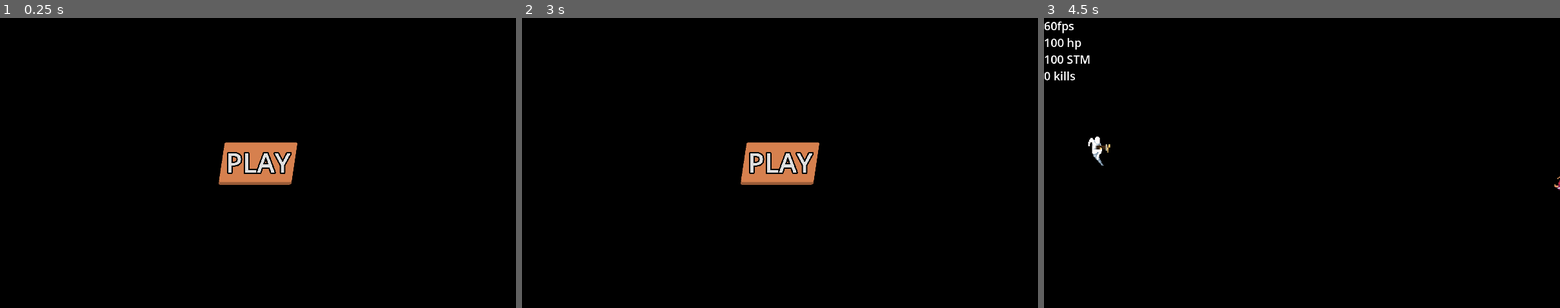
Above: before the commit, frames 1-3 (left to right).
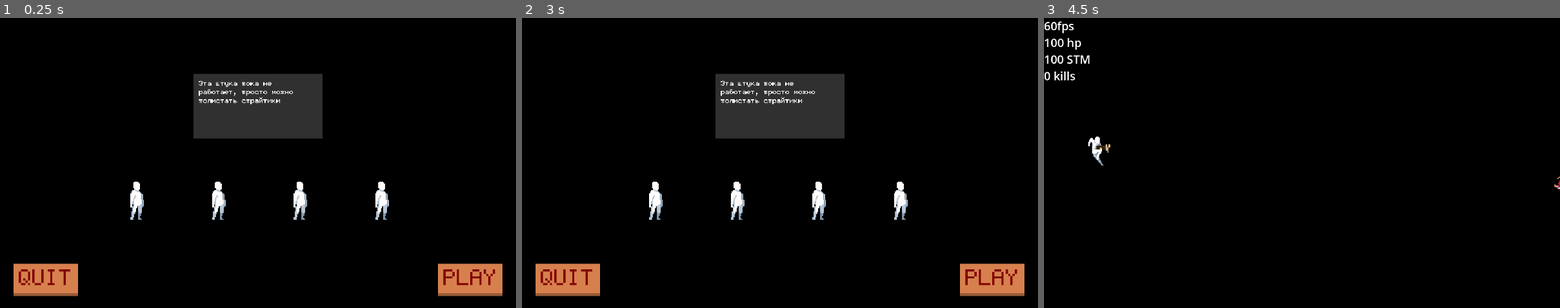
Above: after the commit, the same moments.

Repository: 0-Vanes-0/runner
Game: Godot game, scene res://src/scenes/main_menu.tscn
Same seed, same stepped clock (60 frames per second), same inputs: the game is played once before the commit and once after it.
Inputs (mouse positions are in pixels of both pictures, inside the frame that each line leads up to):
- Up to frame 1 (0.25 s): no input
- Up to frame 2 (3 s): click (661, 180) at 0.52 s; click (738, 180) at 1.27 s; click (821, 180) at 2.02 s; click (903, 180) at 2.77 s
- Up to frame 3 (4.5 s): click (1503, 180) at 3.52 s; click "PLAY" at 4.25 s

The runs differ from the first frame. In frame 1, 11% of the frame differs, in the area x 2-98%, y 19-96%; in frame 2, 11%; in frame 3, nothing differs.

Commit message:
Main menu
• Changed default theme
• Added button style
• Added fonts

Diff:
--- a/assets/Preloader.tscn
+++ b/assets/Preloader.tscn
@@ -1,6 +1,7 @@
-[gd_scene load_steps=8 format=3 uid="uid://c2kvcal35lx24"]
+[gd_scene load_steps=9 format=3 uid="uid://c2kvcal35lx24"]
 
 [ext_resource type="Script" path="res://assets/preloader.gd" id="1_1x2in"]
+[ext_resource type="PackedScene" uid="uid://dnp3x14mc2hay" path="res://src/scenes/main_menu.tscn" id="2_id4ow"]
 [ext_resource type="PackedScene" uid="uid://dxqll81u0kwn8" path="res://src/gameplay/enviroment/platform.tscn" id="2_nw0x7"]
 [ext_resource type="PackedScene" uid="uid://dmcwvqoipty50" path="res://assets/segment_tile_map.tscn" id="2_t8vpo"]
 [ext_resource type="PackedScene" uid="uid://cw8ujdd0tak01" path="res://src/scenes/game.tscn" id="3_m0eon"]
@@ -10,6 +11,7 @@
 
 [node name="ResourcePreloader" type="Node"]
 script = ExtResource("1_1x2in")
+main_menu_scene = ExtResource("2_id4ow")
 game_scene = ExtResource("3_m0eon")
 tilemap_scene = ExtResource("2_t8vpo")
 player = ExtResource("4_n2ku8")
--- /dev/null
+++ b/assets/controls/button_style_box_flat.tres
@@ -0,0 +1,11 @@
+[gd_resource type="StyleBoxFlat" format=3 uid="uid://ciaa4e4ky1v3g"]
+
+[resource]
+content_margin_left = 20.0
+content_margin_top = 5.0
+content_margin_right = 20.0
+bg_color = Color(0.839216, 0.501961, 0.305882, 1)
+border_width_bottom = 10
+border_color = Color(0.6, 0.3568, 0.216, 1)
+expand_margin_bottom = 5.0
+anti_aliasing = false
--- a/assets/controls/default_theme.tres
+++ b/assets/controls/default_theme.tres
@@ -1,87 +1,46 @@
 [gd_resource type="Theme" load_steps=7 format=3 uid="uid://cua1s23yijxy2"]
 
-[sub_resource type="StyleBoxFlat" id="StyleBoxFlat_70f48"]
-content_margin_left = 15.0
+[ext_resource type="FontFile" uid="uid://dv1loa1pu1eml" path="res://assets/fonts/Fairfax.ttf" id="1_rnkhf"]
+[ext_resource type="StyleBox" uid="uid://ciaa4e4ky1v3g" path="res://assets/controls/button_style_box_flat.tres" id="1_sl4go"]
+
+[sub_resource type="StyleBoxFlat" id="StyleBoxFlat_xiv67"]
+content_margin_left = 20.0
 content_margin_top = 5.0
-content_margin_right = 15.0
+content_margin_right = 20.0
 bg_color = Color(0.64, 0.380587, 0.2304, 1)
-skew = Vector2(0.15, 0)
 border_width_bottom = 10
 border_color = Color(0.4, 0.237867, 0.144, 1)
-corner_radius_top_left = 5
-corner_radius_top_right = 5
-corner_radius_bottom_right = 5
-corner_radius_bottom_left = 5
 expand_margin_bottom = 5.0
-anti_aliasing_size = 1.0
+anti_aliasing = false
 
 [sub_resource type="StyleBoxEmpty" id="StyleBoxEmpty_ip1bg"]
 
-[sub_resource type="StyleBoxFlat" id="StyleBoxFlat_hdjla"]
-content_margin_left = 15.0
+[sub_resource type="StyleBoxFlat" id="StyleBoxFlat_4bcld"]
+content_margin_left = 20.0
 content_margin_top = 5.0
-content_margin_right = 15.0
-bg_color = Color(0.95, 0.564933, 0.342, 1)
-skew = Vector2(0.15, 0)
-border_width_bottom = 10
-border_color = Color(0.6, 0.356863, 0.215686, 1)
-corner_radius_top_left = 5
-corner_radius_top_right = 5
-corner_radius_bottom_right = 5
-corner_radius_bottom_left = 5
+content_margin_right = 20.0
+bg_color = Color(0.839216, 0.501961, 0.305882, 1)
+border_width_top = 5
+border_color = Color(0.6, 0.3568, 0.216, 1)
 expand_margin_bottom = 5.0
-anti_aliasing_size = 1.0
+anti_aliasing = false
 
-[sub_resource type="StyleBoxFlat" id="StyleBoxFlat_0mahr"]
-content_margin_left = 15.0
-content_margin_top = 5.0
-content_margin_right = 15.0
-bg_color = Color(0.839216, 0.501961, 0.305882, 1)
-skew = Vector2(0.15, 0)
-border_width_bottom = 10
-border_color = Color(0.6, 0.3568, 0.216, 1)
-corner_radius_top_left = 5
-corner_radius_top_right = 5
-corner_radius_bottom_right = 5
-corner_radius_bottom_left = 5
-expand_margin_bottom = 5.0
-anti_aliasing_size = 1.0
-
-[sub_resource type="StyleBoxFlat" id="StyleBoxFlat_723v4"]
-content_margin_left = 15.0
-content_margin_top = 5.0
-content_margin_right = 15.0
-bg_color = Color(0.839216, 0.501961, 0.305882, 1)
-skew = Vector2(0.15, 0)
-border_width_top = 5
-border_color = Color(0.6, 0.356863, 0.215686, 1)
-corner_radius_top_left = 5
-corner_radius_top_right = 5
-corner_radius_bottom_right = 5
-corner_radius_bottom_left = 5
-expand_margin_bottom = 5.0
-anti_aliasing_size = 1.0
-
-[sub_resource type="StyleBoxFlat" id="StyleBoxFlat_0aktv"]
-bg_color = Color(0.2, 0.2, 0.2, 1)
-border_width_right = 10
-border_width_bottom = 10
-border_color = Color(0.14902, 0.14902, 0.14902, 1)
-border_blend = true
-corner_radius_top_left = 20
-corner_radius_top_right = 20
-corner_radius_bottom_right = 20
-corner_radius_bottom_left = 20
-expand_margin_left = 10.0
-expand_margin_top = 10.0
-expand_margin_right = 10.0
-expand_margin_bottom = 10.0
+[sub_resource type="StyleBoxFlat" id="StyleBoxFlat_bn2kh"]
+bg_color = Color(0.188235, 0.188235, 0.188235, 1)
+anti_aliasing = false
 
 [resource]
-Button/font_sizes/font_size = 36
-Button/styles/disabled = SubResource("StyleBoxFlat_70f48")
+default_font = ExtResource("1_rnkhf")
+default_font_size = 24
+Button/colors/font_color = Color(0.5, 0, 0, 1)
+Button/colors/font_disabled_color = Color(0.5, 0, 0, 1)
+Button/colors/font_focus_color = Color(0.5, 0, 0, 1)
+Button/colors/font_hover_color = Color(0.5, 0, 0, 1)
+Button/colors/font_hover_pressed_color = Color(0.5, 0, 0, 1)
+Button/colors/font_pressed_color = Color(0.5, 0, 0, 1)
+Button/styles/disabled = SubResource("StyleBoxFlat_xiv67")
 Button/styles/focus = SubResource("StyleBoxEmpty_ip1bg")
-Button/styles/hover = SubResource("StyleBoxFlat_hdjla")
-Button/styles/normal = SubResource("StyleBoxFlat_0mahr")
-Button/styles/pressed = SubResource("StyleBoxFlat_723v4")
-Panel/styles/panel = SubResource("StyleBoxFlat_0aktv")
+Button/styles/hover = ExtResource("1_sl4go")
+Button/styles/normal = ExtResource("1_sl4go")
+Button/styles/pressed = SubResource("StyleBoxFlat_4bcld")
+PanelContainer/styles/panel = SubResource("StyleBoxFlat_bn2kh")
--- a/assets/preloader.gd
+++ b/assets/preloader.gd
@@ -4,6 +4,7 @@
 signal error(message: String)
 
 @export_group("Game Screens")
+@export var main_menu_scene: PackedScene
 @export var game_scene: PackedScene
 @export var tilemap_scene: PackedScene
 
@@ -24,6 +25,7 @@
 
 func start_preload():
 	var export_resources: Dictionary = {
+		"main_menu_scene": main_menu_scene,
 		"game_scene": game_scene,
 		"tilemap_scene": tilemap_scene,
 
--- a/src/scenes/game_over_menu.gd
+++ b/src/scenes/game_over_menu.gd
@@ -34,4 +34,4 @@
 
 
 func _on_quit_button_pressed() -> void:
-	get_tree().quit()
+	get_tree().change_scene_to_packed(Preloader.main_menu_scene)
--- a/src/scenes/game_over_menu.tscn
+++ b/src/scenes/game_over_menu.tscn
@@ -203,7 +203,7 @@
 layout_mode = 2
 theme_override_font_sizes/font_size = 48
 disabled = true
-text = "Quit"
+text = "Quit to menu"
 
 [node name="AnimationPlayer" type="AnimationPlayer" parent="."]
 libraries = {
--- a/src/scenes/main_menu.gd
+++ b/src/scenes/main_menu.gd
@@ -1,15 +1,22 @@
 extends Control
+
+@export var play_button: Button
 
 
 func _ready() -> void:
-	$Button.disabled = true
+	assert(play_button)
+	play_button.visible = false
 	Preloader.loaded.connect(_on_loaded)
 	Preloader.start_preload()
 
 
 func _on_loaded():
-	$Button.disabled = false
+	play_button.visible = true
 
 
 func _on_button_pressed():
 	get_tree().change_scene_to_packed(Preloader.game_scene)
+
+
+func _on_quit_button_pressed() -> void:
+	get_tree().quit()
--- a/src/scenes/main_menu.tscn
+++ b/src/scenes/main_menu.tscn
@@ -1,9 +1,15 @@
-[gd_scene load_steps=3 format=3 uid="uid://dnp3x14mc2hay"]
+[gd_scene load_steps=6 format=3 uid="uid://dnp3x14mc2hay"]
 
 [ext_resource type="Script" path="res://src/scenes/main_menu.gd" id="1_noaao"]
 [ext_resource type="Theme" uid="uid://cua1s23yijxy2" path="res://assets/controls/default_theme.tres" id="1_tny1b"]
+[ext_resource type="FontFile" uid="uid://dv1loa1pu1eml" path="res://assets/fonts/Fairfax.ttf" id="3_ebaty"]
+[ext_resource type="Texture2D" uid="uid://c1elmwh1wwaun" path="res://assets/sprites/players/test/test_default_0.png" id="3_ipheb"]
 
-[node name="Control" type="Control"]
+[sub_resource type="Theme" id="Theme_38a2o"]
+RichTextLabel/font_sizes/normal_font_size = 32
+RichTextLabel/fonts/normal_font = ExtResource("3_ebaty")
+
+[node name="Control" type="Control" node_paths=PackedStringArray("play_button")]
 layout_mode = 3
 anchors_preset = 15
 anchor_right = 1.0
@@ -12,23 +18,127 @@
 grow_vertical = 2
 theme = ExtResource("1_tny1b")
 script = ExtResource("1_noaao")
+play_button = NodePath("MarginContainer/VBoxContainer/HBoxContainer/PlayButton")
 
-[node name="Button" type="Button" parent="."]
+[node name="MarginContainer" type="MarginContainer" parent="."]
 layout_mode = 1
-anchors_preset = 8
-anchor_left = 0.5
-anchor_top = 0.5
-anchor_right = 0.5
-anchor_bottom = 0.5
-offset_left = -77.0
-offset_top = -45.5
-offset_right = 77.0
-offset_bottom = 45.5
+anchors_preset = 15
+anchor_right = 1.0
+anchor_bottom = 1.0
 grow_horizontal = 2
 grow_vertical = 2
+theme_override_constants/margin_left = 50
+theme_override_constants/margin_top = 50
+theme_override_constants/margin_right = 50
+theme_override_constants/margin_bottom = 50
+
+[node name="VBoxContainer" type="VBoxContainer" parent="MarginContainer"]
+layout_mode = 2
+alignment = 1
+
+[node name="CenterContainer" type="CenterContainer" parent="MarginContainer/VBoxContainer"]
+layout_mode = 2
+size_flags_vertical = 3
+
+[node name="VBoxContainer" type="VBoxContainer" parent="MarginContainer/VBoxContainer/CenterContainer"]
+custom_minimum_size = Vector2(480, 240)
+layout_mode = 2
+
+[node name="PanelContainer" type="PanelContainer" parent="MarginContainer/VBoxContainer/CenterContainer/VBoxContainer"]
+custom_minimum_size = Vector2(0, 240)
+layout_mode = 2
+size_flags_horizontal = 4
+size_flags_vertical = 3
+
+[node name="MarginContainer" type="MarginContainer" parent="MarginContainer/VBoxContainer/CenterContainer/VBoxContainer/PanelContainer"]
+clip_contents = true
+custom_minimum_size = Vector2(480, 0)
+layout_mode = 2
+theme_override_constants/margin_left = 20
+theme_override_constants/margin_top = 20
+theme_override_constants/margin_right = 20
+theme_override_constants/margin_bottom = 20
+
+[node name="RichTextLabel" type="RichTextLabel" parent="MarginContainer/VBoxContainer/CenterContainer/VBoxContainer/PanelContainer/MarginContainer"]
+layout_mode = 2
+theme = SubResource("Theme_38a2o")
+text = "Эта штука пока не работает, просто можно полистать спрайтики"
+fit_content = true
+
+[node name="ScrollContainer" type="ScrollContainer" parent="MarginContainer/VBoxContainer/CenterContainer/VBoxContainer"]
+custom_minimum_size = Vector2(1200, 0)
+layout_mode = 2
+follow_focus = true
+horizontal_scroll_mode = 3
+vertical_scroll_mode = 0
+
+[node name="HBoxContainer" type="HBoxContainer" parent="MarginContainer/VBoxContainer/CenterContainer/VBoxContainer/ScrollContainer"]
+layout_mode = 2
+
+[node name="TextureButton" type="TextureButton" parent="MarginContainer/VBoxContainer/CenterContainer/VBoxContainer/ScrollContainer/HBoxContainer"]
+custom_minimum_size = Vector2(300, 300)
+layout_mode = 2
+mouse_filter = 1
+toggle_mode = true
+button_pressed = true
+texture_normal = ExtResource("3_ipheb")
+stretch_mode = 6
+
+[node name="TextureButton2" type="TextureButton" parent="MarginContainer/VBoxContainer/CenterContainer/VBoxContainer/ScrollContainer/HBoxContainer"]
+custom_minimum_size = Vector2(300, 300)
+layout_mode = 2
+mouse_filter = 1
+toggle_mode = true
+button_pressed = true
+texture_normal = ExtResource("3_ipheb")
+stretch_mode = 6
+
+[node name="TextureButton3" type="TextureButton" parent="MarginContainer/VBoxContainer/CenterContainer/VBoxContainer/ScrollContainer/HBoxContainer"]
+custom_minimum_size = Vector2(300, 300)
+layout_mode = 2
+mouse_filter = 1
+toggle_mode = true
+button_pressed = true
+texture_normal = ExtResource("3_ipheb")
+stretch_mode = 6
+
+[node name="TextureButton4" type="TextureButton" parent="MarginContainer/VBoxContainer/CenterContainer/VBoxContainer/ScrollContainer/HBoxContainer"]
+custom_minimum_size = Vector2(300, 300)
+layout_mode = 2
+mouse_filter = 1
+toggle_mode = true
+button_pressed = true
+texture_normal = ExtResource("3_ipheb")
+stretch_mode = 6
+
+[node name="TextureButton5" type="TextureButton" parent="MarginContainer/VBoxContainer/CenterContainer/VBoxContainer/ScrollContainer/HBoxContainer"]
+custom_minimum_size = Vector2(300, 300)
+layout_mode = 2
+mouse_filter = 1
+toggle_mode = true
+button_pressed = true
+texture_normal = ExtResource("3_ipheb")
+stretch_mode = 6
+
+[node name="HBoxContainer" type="HBoxContainer" parent="MarginContainer/VBoxContainer"]
+layout_mode = 2
+size_flags_vertical = 8
+alignment = 2
+
+[node name="QuitButton" type="Button" parent="MarginContainer/VBoxContainer/HBoxContainer"]
+layout_mode = 2
+size_flags_horizontal = 2
+size_flags_vertical = 8
+theme_override_font_sizes/font_size = 100
+text = "QUIT"
+
+[node name="PlayButton" type="Button" parent="MarginContainer/VBoxContainer/HBoxContainer"]
+layout_mode = 2
+size_flags_horizontal = 10
+size_flags_vertical = 8
 theme_override_colors/font_outline_color = Color(0, 0, 0, 1)
-theme_override_constants/outline_size = 20
 theme_override_font_sizes/font_size = 100
 text = "PLAY"
 
-[connection signal="pressed" from="Button" to="." method="_on_button_pressed"]
+[connection signal="pressed" from="MarginContainer/VBoxContainer/HBoxContainer/QuitButton" to="." method="_on_quit_button_pressed"]
+[connection signal="pressed" from="MarginContainer/VBoxContainer/HBoxContainer/PlayButton" to="." method="_on_button_pressed"]
Binary file added: assets/fonts/55.ttf
Not shown, added: assets/fonts/55.ttf.import
Binary file added: assets/fonts/Fairfax.ttf
Not shown, added: assets/fonts/Fairfax.ttf.import
Binary file added: assets/fonts/Minecraftia-Regular.ttf
Not shown, added: assets/fonts/Minecraftia-Regular.ttf.import
Binary file added: assets/fonts/hometown_memesbruh03.ttf
Not shown, added: assets/fonts/hometown_memesbruh03.ttf.import
Binary file added: assets/fonts/vcrosdmonorusbyd.ttf
Not shown, added: assets/fonts/vcrosdmonorusbyd.ttf.import
